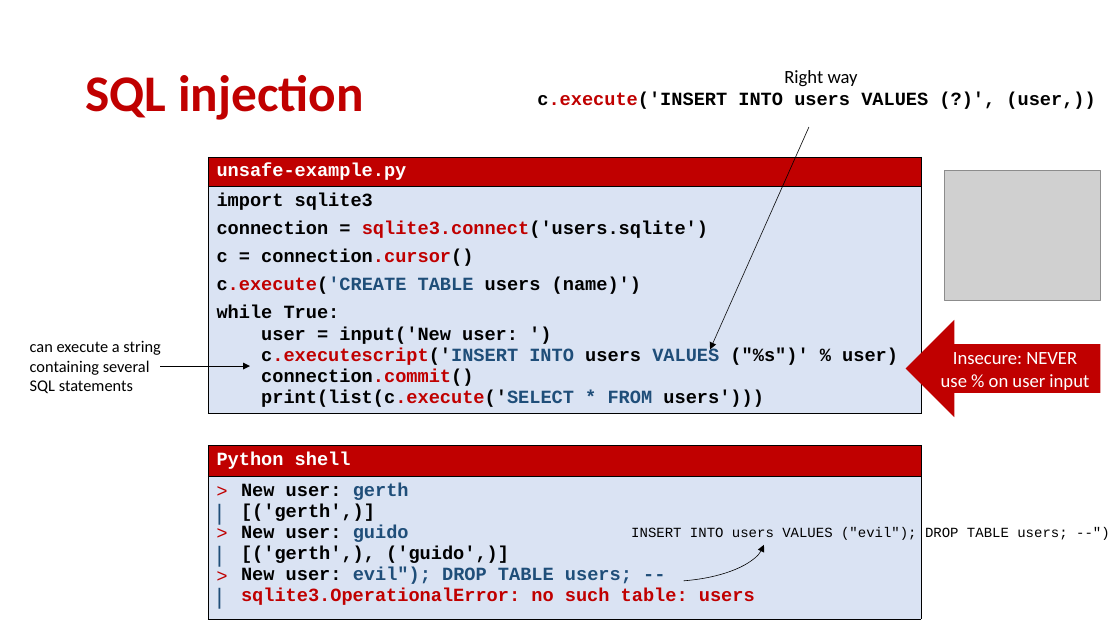
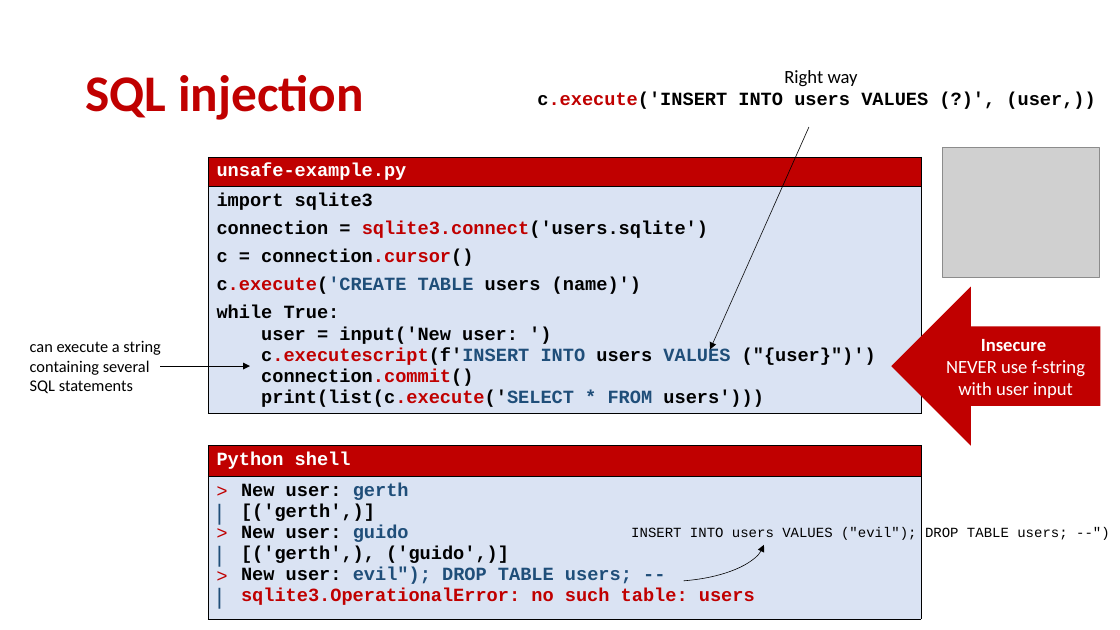
Before and after one commit to gsbrodal/gsbrodal.github.io, a slide deck: slide 7 of ipsa/slides/pandas.pptx. Drawn at 1120x630 pixels with LibreOffice and Linux fonts; fonts in the diff are those of the drawing; grey boxes stand for pictures. Boxes give left, top, right and bottom in pixels: in the first picture for what was removed or moved away, otherwise in the second. Text is boxed around its words. In the diff, an @@ line names an element or a change of style, - is before the commit and + after.

```diff
--- a/ipsa/slides/pandas.pptx
+++ b/ipsa/slides/pandas.pptx
@@ picture moved from (x1=944, y1=171, x2=1101, y2=301) to (x1=944, y1=148, x2=1100, y2=278) @@
@@ table at (x1=208, y1=157, x2=922, y2=426) @@
@@ row 2, column 1: "import sqlite3 / connection = sqlite3.connect('users.sqlite') / c = connection.cursor() / c.execute('CREATE TABLE users (name)') / while True: / user = input('New user: ') / c.executescript('INSERT INTO users VALUES ("%s")' % user) / connection.commit() / print(list(c.execute('SELECT * FROM users')))" to "import sqlite3 / connection = sqlite3.connect('users.sqlite') / c = connection.cursor() / c.execute('CREATE TABLE users (name)') / while True: / user = input('New user: ') / c.executescript(f'INSERT INTO users VALUES ("{user}")') / connection.commit() / print(list(c.execute('SELECT * FROM users')))" @@
@@ left arrow "Insecure NEVER use f-string with ..." resized from (x1=906, y1=320, x2=1101, y2=418) to (x1=891, y1=287, x2=1101, y2=445) @@
@@ text in left arrow at (x1=946, y1=339, x2=1085, y2=398): text changed @@
-Insecure: NEVER use % on user input
+Insecure
+NEVER use f-string with user input
```
Also in this commit, not shown: 6 other slides changed, 8 other files.
